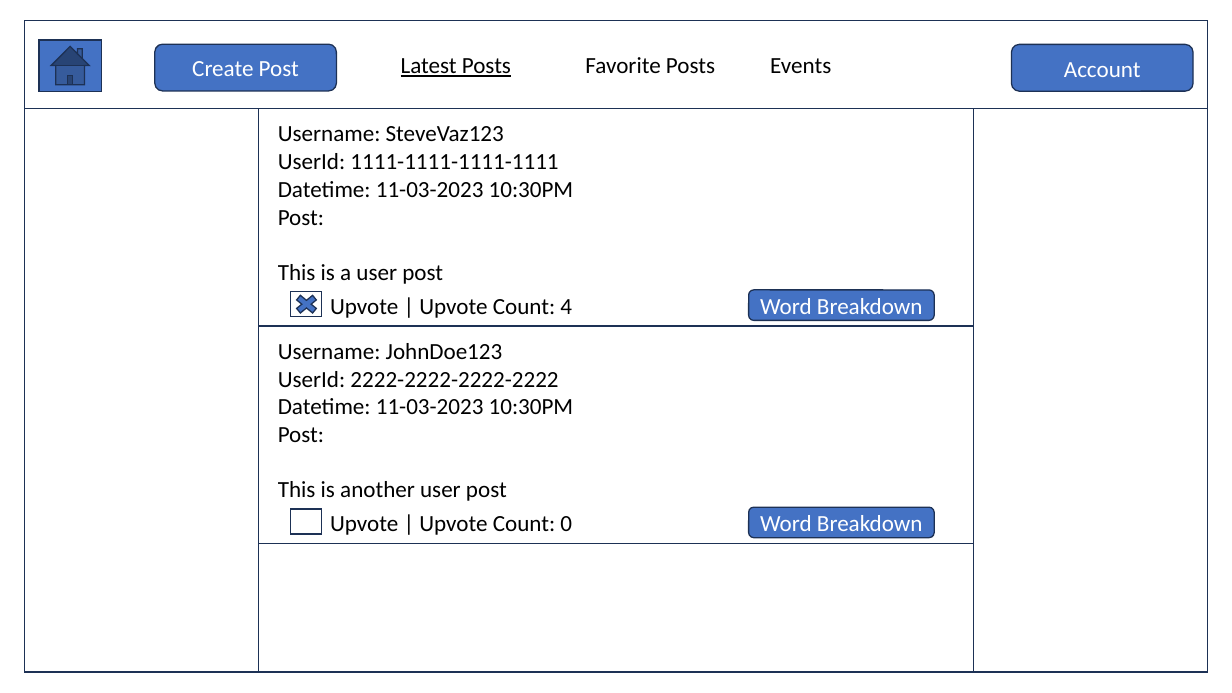
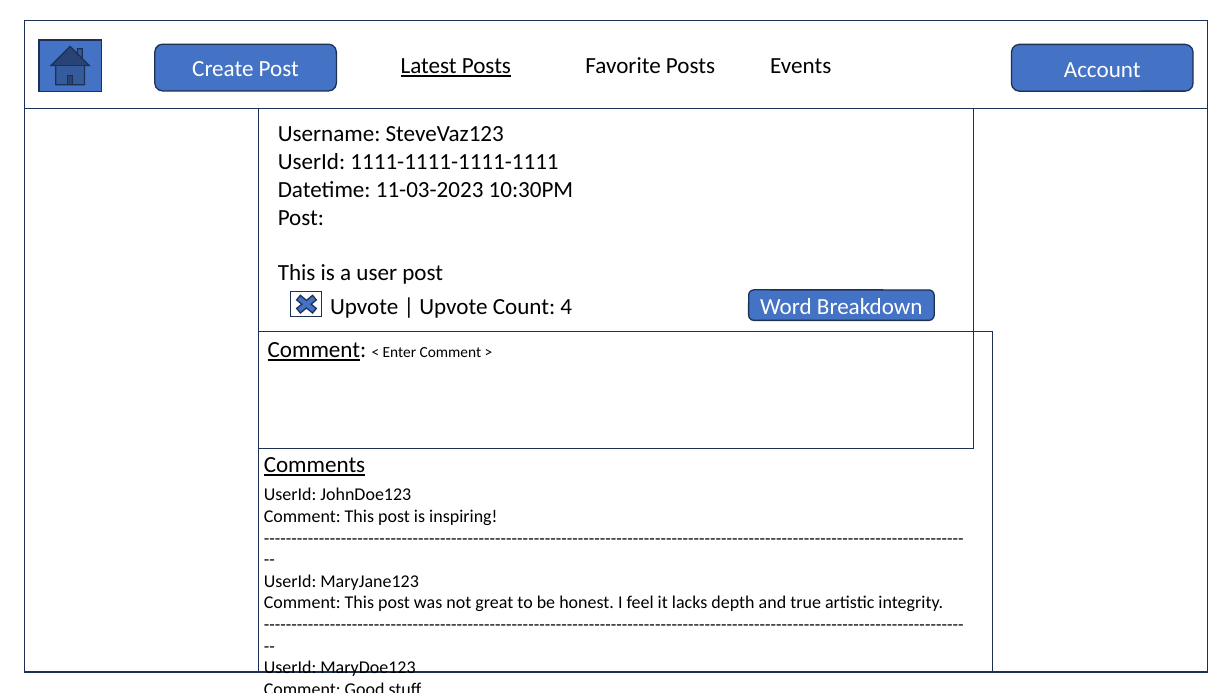
Before and after one commit to seniorscooba/Web_Programming_Final_Project, a slide deck: slide 7 of Documents/final_project_planning.pptx. Drawn at 1232x693 pixels with LibreOffice and Linux fonts; fonts in the diff are those of the drawing. Boxes give left, top, right and bottom in pixels: in the first picture for what was removed or moved away, otherwise in the second. Text is boxed around its words. In the diff, an @@ line names an element or a change of style, - is before the commit and + after.

```diff
--- a/Documents/final_project_planning.pptx
+++ b/Documents/final_project_planning.pptx
@@ rectangle at (x1=25, y1=20, x2=1208, y2=672): fill none to #FFFFFF @@
@@ rectangle resized from (x1=259, y1=109, x2=974, y2=326) to (x1=259, y1=109, x2=974, y2=449) @@
@@ rectangle removed at (x1=259, y1=326, x2=974, y2=543) @@
@@ rectangle resized from (x1=259, y1=543, x2=974, y2=673) to (x1=259, y1=332, x2=993, y2=673) @@
@@ text added at (x1=268, y1=342, x2=482, y2=361), 12 pt, text #000000 @@
+Comment: < Enter Comment >
@@ text removed at (x1=278, y1=343, x2=574, y2=501) @@
-Username: JohnDoe123
-UserId: 2222-2222-2222-2222
-Datetime: 11-03-2023 10:30PM
-Post:
-This is another user post
@@ text added at (x1=264, y1=457, x2=366, y2=476), 18 pt, text #000000, underline @@
+Comments
@@ text added at (x1=264, y1=487, x2=943, y2=676), 14 pt, text #000000 @@
+UserId: JohnDoe123
+Comment: This post is inspiring!
+---------------------------------------------------------------------------------------------------------------------------------
+UserId: MaryJane123
+Comment: This post was not great to be honest. I feel it lacks depth and true artistic integrity.
+---------------------------------------------------------------------------------------------------------------------------------
+UserId: MaryDoe123
+Comment: Good stuff.
+---------------------------------------------------------------------------------------------------------------------------------
@@ rectangle removed at (x1=290, y1=509, x2=322, y2=534) @@
@@ rounded rectangle removed at (x1=749, y1=507, x2=934, y2=538) @@
-Word Breakdown
@@ text removed at (x1=330, y1=516, x2=572, y2=535) @@
-Upvote | Upvote Count: 0
```
Also in this commit, not shown: 1 other slide changed, 1 slide added, 7 other files.
